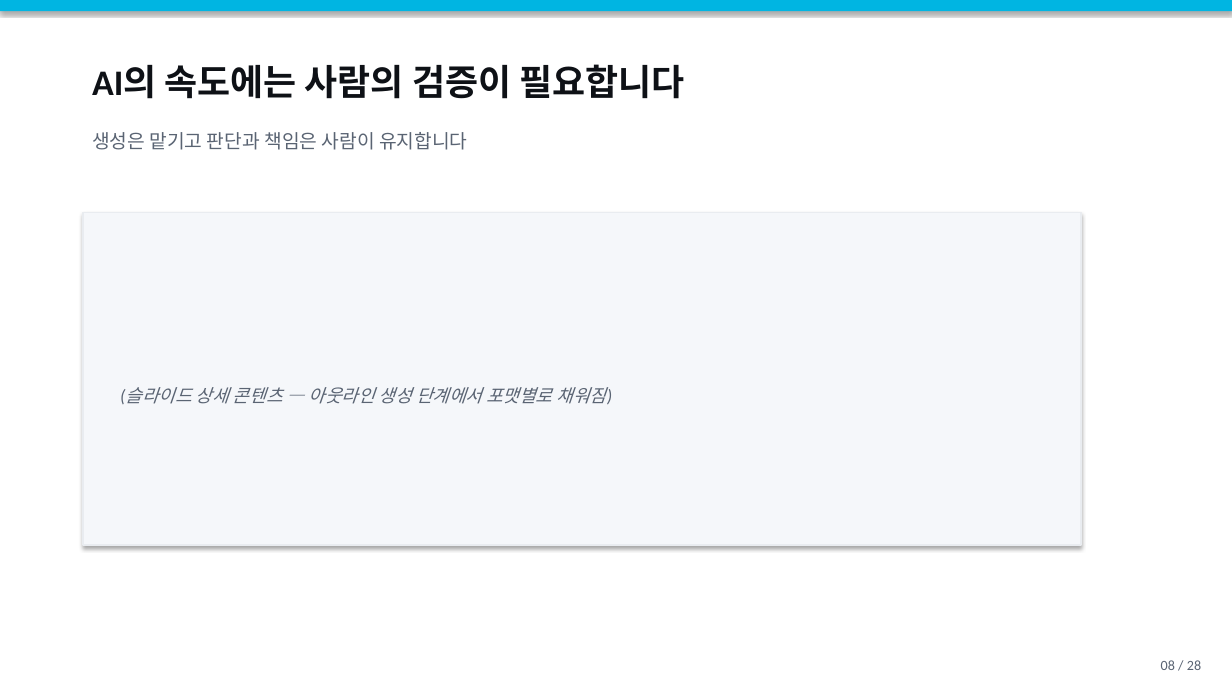
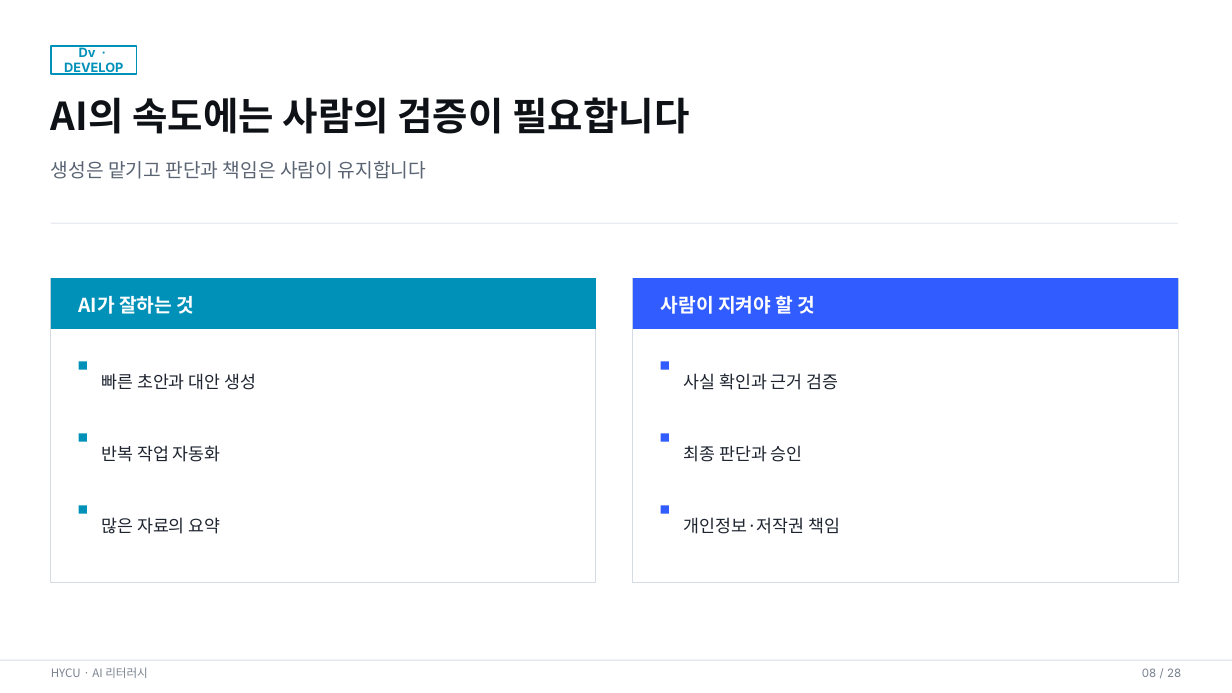
Before and after one commit to omnipotentlab/hycu-studio-preview, a slide deck: slide 8 of assets/HYCU_AI리터러시_3주차_02교시.pptx. Drawn at 1232x693 pixels with LibreOffice and Linux fonts; fonts in the diff are those of the drawing. Boxes give left, top, right and bottom in pixels: in the first picture for what was removed or moved away, otherwise in the second. Text is boxed around its words. In the diff, an @@ line names an element or a change of style, - is before the commit and + after.

```diff
--- a/assets/HYCU_AI리터러시_3주차_02교시.pptx
+++ b/assets/HYCU_AI리터러시_3주차_02교시.pptx
@@ rectangle removed at <box>0,0,1232,11</box> @@
@@ rectangle added at <box>51,46,137,74</box>, outline #0091B8 1.25 pt, 10 pt, text #0091B8, bold @@
+Dv · DEVELOP
@@ text "AI의 속도에는 사람의 검증이 필요합니다": place and size @@
-text "AI의 속도에는 사람의 검증이 필요합니다" at <box>92,64,684,99</box>
+text "AI의 속도에는 사람의 검증이 필요합니다" at <box>51,97,689,134</box>
@@ text "AI의 속도에는 사람의 검증이 필요합니다" at <box>51,97,689,134</box>: size 28 to 30 pt, font Calibri to Noto Sans CJK KR; line spacing 1 to 1.08 @@
@@ text "생성은 맡기고 판단과 책임은 사람이 ...": place and size @@
-text "생성은 맡기고 판단과 책임은 사람이 ..." at <box>92,132,467,150</box>
+text "생성은 맡기고 판단과 책임은 사람이 ..." at <box>51,161,426,179</box>
@@ text "생성은 맡기고 판단과 책임은 사람이 ..." at <box>51,161,426,179</box>: font Calibri to Noto Sans CJK KR; line spacing 1 to 1.15 @@
@@ rectangle added at <box>51,223,1178,224</box>, fill #E9ECF0 @@
@@ rectangle removed at <box>83,213,1081,545</box> @@
-(슬라이드 상세 콘텐츠 — 아웃라인 생성 단계에서 포맷별로 채워짐)
@@ rectangle added at <box>51,278,596,583</box>, fill #FFFFFF, outline #D5DBE2 0.75 pt @@
@@ rectangle added at <box>51,278,596,329</box>, fill #0091B8 @@
@@ text added at <box>79,296,195,314</box>, 15 pt, text #FFFFFF, bold @@
+AI가 잘하는 것
@@ rectangle added at <box>633,278,1178,583</box>, fill #FFFFFF, outline #D5DBE2 0.75 pt @@
@@ rectangle added at <box>633,278,1178,329</box>, fill #315CFF @@
@@ text added at <box>661,295,816,314</box>, 15 pt, text #FFFFFF, bold @@
+사람이 지켜야 할 것
@@ rectangle added at <box>79,361,87,370</box>, fill #0091B8 @@
@@ text added at <box>102,373,256,390</box>, 13.5 pt, text #1E2530 @@
+빠른 초안과 대안 생성
@@ rectangle added at <box>661,361,669,370</box>, fill #315CFF @@
@@ text added at <box>684,373,838,390</box>, 13.5 pt, text #1E2530 @@
+사실 확인과 근거 검증
@@ rectangle added at <box>79,433,87,442</box>, fill #0091B8 @@
@@ text added at <box>102,445,221,462</box>, 13.5 pt, text #1E2530 @@
+반복 작업 자동화
@@ rectangle added at <box>661,433,669,442</box>, fill #315CFF @@
@@ text added at <box>684,445,803,462</box>, 13.5 pt, text #1E2530 @@
+최종 판단과 승인
@@ rectangle added at <box>79,506,87,514</box>, fill #0091B8 @@
@@ rectangle added at <box>661,506,669,514</box>, fill #315CFF @@
@@ text added at <box>102,517,221,534</box>, 13.5 pt, text #1E2530 @@
+많은 자료의 요약
@@ text added at <box>684,517,840,534</box>, 13.5 pt, text #1E2530 @@
+개인정보·저작권 책임
@@ rectangle added at <box>0,660,1232,661</box>, fill #D5DBE2 @@
@@ text added at <box>51,667,148,678</box>, 9 pt, text #7A8390 @@
+HYCU · AI 리터러시
@@ text "08 / 28": place and size @@
-text "08 / 28" at <box>1161,660,1201,670</box>
+text "08 / 28" at <box>1142,668,1181,677</box>
@@ text "08 / 28" at <box>1142,668,1181,677</box>: size 11 to 9 pt, font Calibri to Inter, text colour #5A6473 to #7A8390; line spacing 1 to 1.15 @@
```
Also in this commit, not shown: 18 other slides changed, 9 slides added, 9 slides removed, 3 other files.
